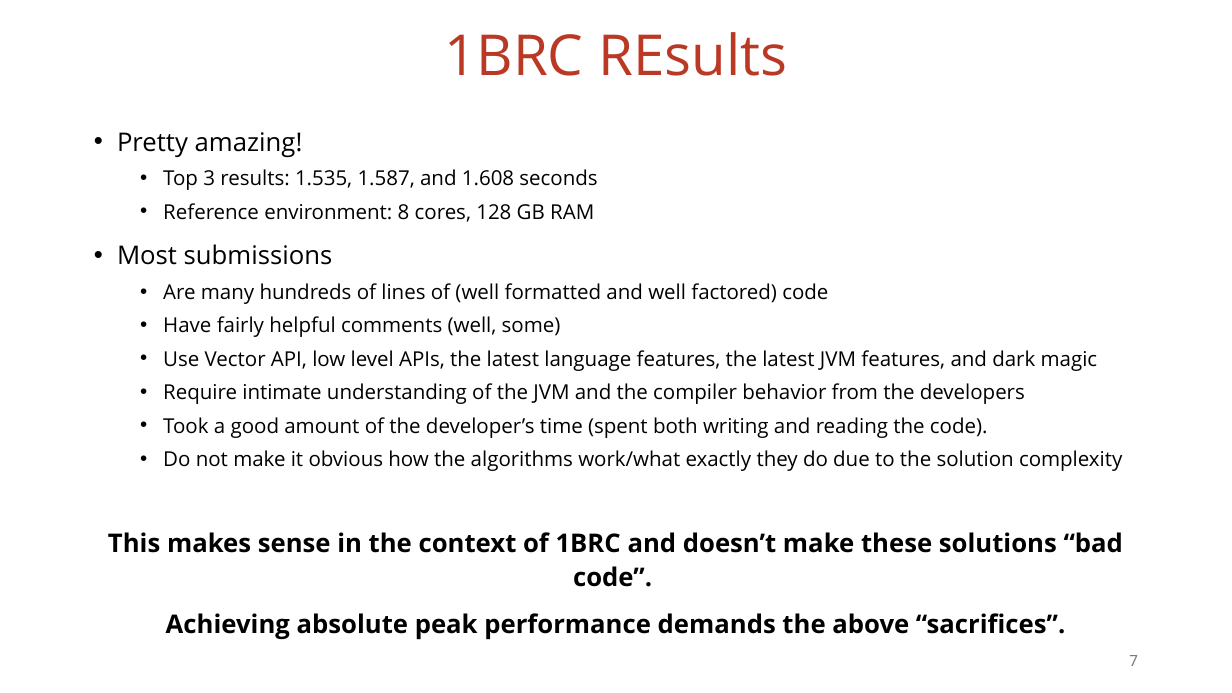
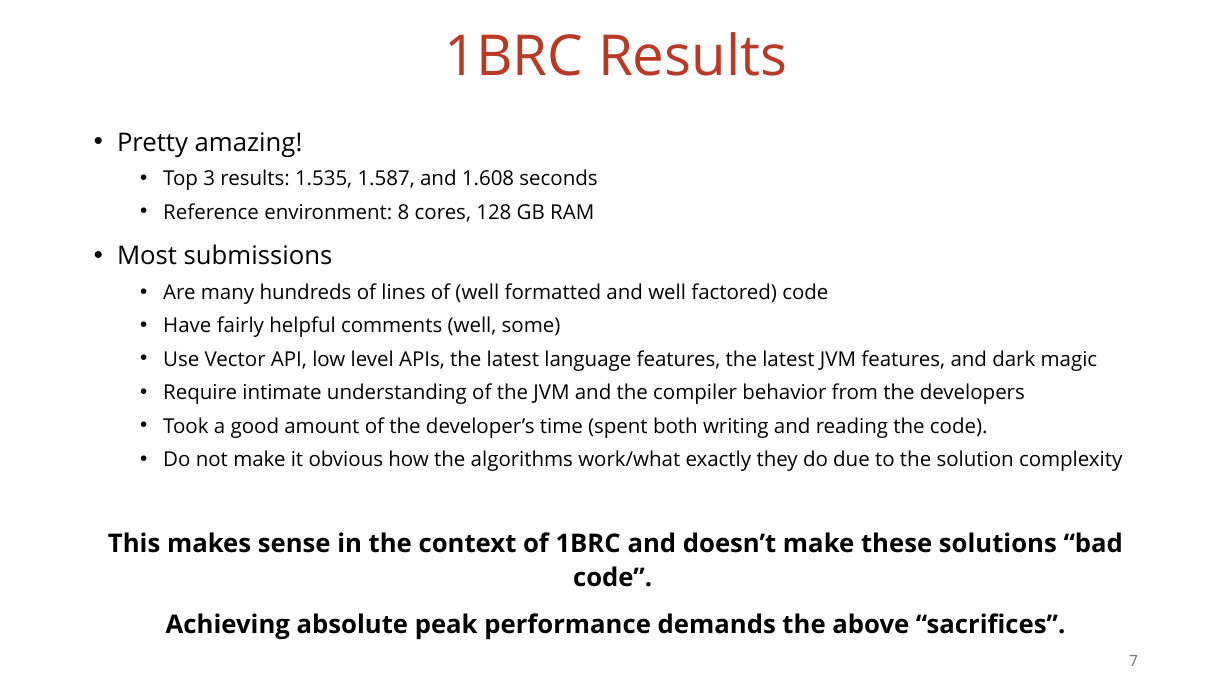
Before and after one commit to vmzakharov/missing-dataframe-talk, a slide deck: slide 7 of presentation/Missing_Dataframe_Short.pptx. Drawn at 1232x693 pixels with LibreOffice and Linux fonts; fonts in the diff are those of the drawing. Boxes give left, top, right and bottom in pixels: in the first picture for what was removed or moved away, otherwise in the second. Text is boxed around its words. In the diff, an @@ line names an element or a change of style, - is before the commit and + after.

```diff
--- a/presentation/Missing_Dataframe_Short.pptx
+++ b/presentation/Missing_Dataframe_Short.pptx
@@ title at [444, 32, 787, 76]: text changed @@
-1BRC REsults
+1BRC Results
```
Also in this commit, not shown: 6 other slides changed, 1 slide added, 3 other files.
